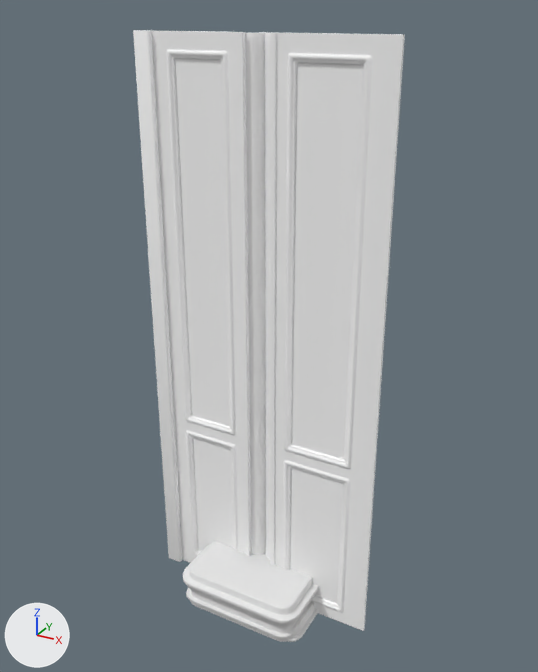
Two versions of the glTF model assets/f1/Cornecing_01.glb, one commit apart.
The view is the same before and after, from a 50 mm lens placed at (1.035, -1.885, 1.915), pointed at (0.002, -0.007, 0.976). Lighting does not change. The marker at lower left points along +X, +Y and +Z.

Objects in the first picture: 'Amiens_001', 'Amiens_002', 'Amiens_004', 'Amiens_005'.
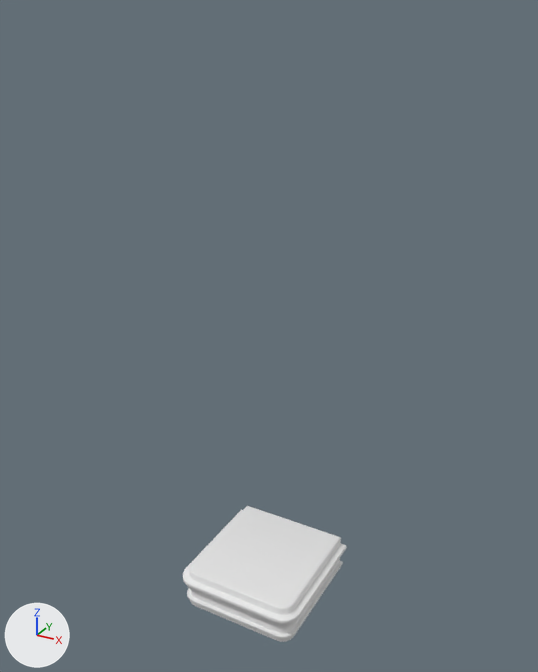
What the commit changed:
Object 'Amiens_002' (ob_amiens_002) is deleted.
Object 'Amiens_001' (ob_amiens_001) is deleted.
Object 'Amiens_004' (ob_amiens_004) is deleted.

Location of each change, [x1, y1, x2, y2] in pixels of the pictures (538 x 672 px):
'Amiens_001', deleted
    before: [265, 32, 405, 631]
'Amiens_004', deleted
    before: [133, 30, 269, 563]
'Amiens_002', deleted
    before: [186, 588, 318, 642]
